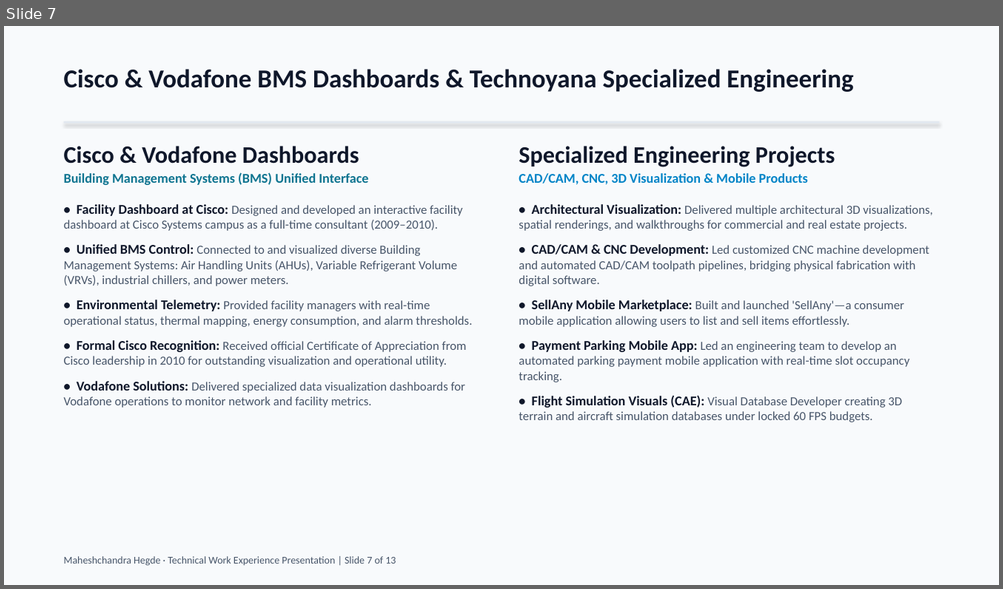
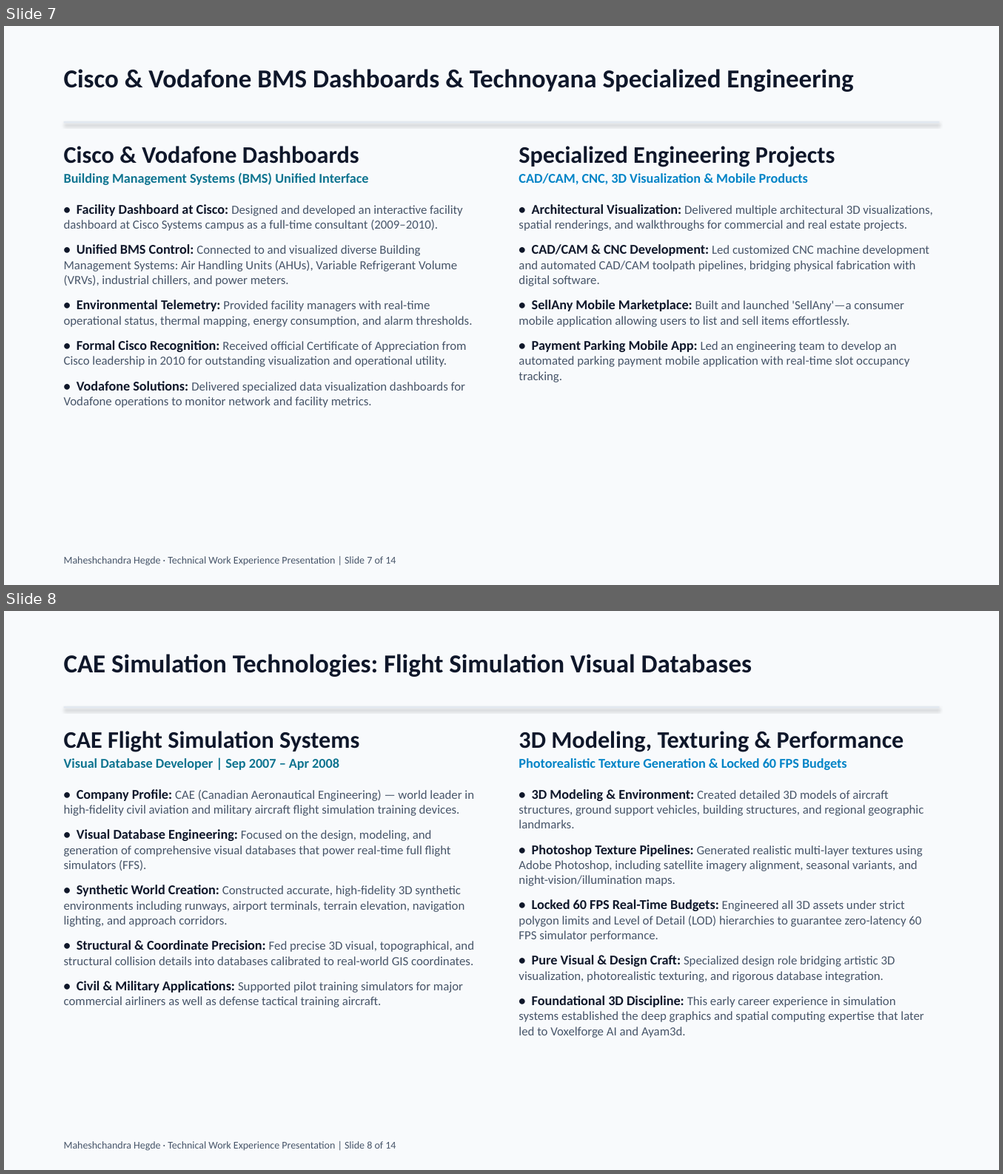
Before and after one commit to hegdemahesh/hegdemahesh.github.io, a slide deck: obayashi_it_presentation/Obayashi_Senior_Manager_IT_Presentation_Maheshchandra_Hegde.pptx. Shown one above the other, each under a label of ours: slide 7 before the commit, slides 7 and 8 after it. The pictures are 1003x589 and 1003x1174 pixels, drawn with LibreOffice and Linux fonts; fonts in the diff are those of the drawing. Boxes give left, top, right and bottom in pixels: in the first picture for what was removed or moved away, otherwise in the second. Text is boxed around its words. In the diff, an @@ line names an element or a change of style, - is before the commit and + after.

```diff
--- a/obayashi_it_presentation/Obayashi_Senior_Manager_IT_Presentation_Maheshchandra_Hegde.pptx
+++ b/obayashi_it_presentation/Obayashi_Senior_Manager_IT_Presentation_Maheshchandra_Hegde.pptx
@@ slide 8 added at (4,611,999,1170), background #FFFFFF @@
@@ rectangle added at (4,611,999,1170), fill #F8FAFC @@
@@ text added at (64,654,751,677), 25 pt, text #0F172A, bold @@
+CAE Simulation Technologies: Flight Simulation Visual Databases
@@ rectangle added at (64,706,939,709), fill #E2E8F0 @@
@@ text added at (64,731,474,1008), 12 pt, text #475569 @@
+CAE Flight Simulation Systems
+Visual Database Developer | Sep 2007 – Apr 2008
+• Company Profile: CAE (Canadian Aeronautical Engineering) — world leader in high-fidelity civil aviation and military aircraft flight simulation training devices.
+• Visual Database Engineering: Focused on the design, modeling, and generation of comprehensive visual databases that power real-time full flight simulators (FFS).
+• Synthetic World Creation: Constructed accurate, high-fidelity 3D synthetic environments including runways, airport terminals, terrain elevation, navigation lighting, and approach corridors.
+• Structural & Coordinate Precision: Fed precise 3D visual, topographical, and structural collision details into databases calibrated to real-world GIS coordinates.
+• Civil & Military Applications: Supported pilot training simulators for major commercial airliners as well as defense tactical training aircraft.
@@ text added at (518,731,923,1038), 12 pt, text #475569 @@
+3D Modeling, Texturing & Performance
+Photorealistic Texture Generation & Locked 60 FPS Budgets
+• 3D Modeling & Environment: Created detailed 3D models of aircraft structures, ground support vehicles, building structures, and regional geographic landmarks.
+• Photoshop Texture Pipelines: Generated realistic multi-layer textures using Adobe Photoshop, including satellite imagery alignment, seasonal variants, and night-vision/illumination maps.
+• Locked 60 FPS Real-Time Budgets: Engineered all 3D assets under strict polygon limits and Level of Detail (LOD) hierarchies to guarantee zero-latency 60 FPS simulator performance.
+• Pure Visual & Design Craft: Specialized design role bridging artistic 3D visualization, photorealistic texturing, and rigorous database integration.
+• Foundational 3D Discipline: This early career experience in simulation systems established the deep graphics and spatial computing expertise that later led to Voxelforge AI and Ayam3d.
@@ text added at (64,1142,395,1151), 10 pt, text #475569 @@
+Maheshchandra Hegde · Technical Work Experience Presentation | Slide 8 of 14
@@ slide 7 changed as well @@
@@ text at (518,395,902,423): paragraph removed @@
-• Flight Simulation Visuals (CAE): Visual Database Developer creating 3D terrain and aircraft simulation databases under locked 60 FPS budgets.
@@ text at (64,557,395,566): text changed @@
-Maheshchandra Hegde · Technical Work Experience Presentation | Slide 7 of 13
+Maheshchandra Hegde · Technical Work Experience Presentation | Slide 7 of 14
```
Also in this commit, not shown: 12 other slides changed, 7 other files.
